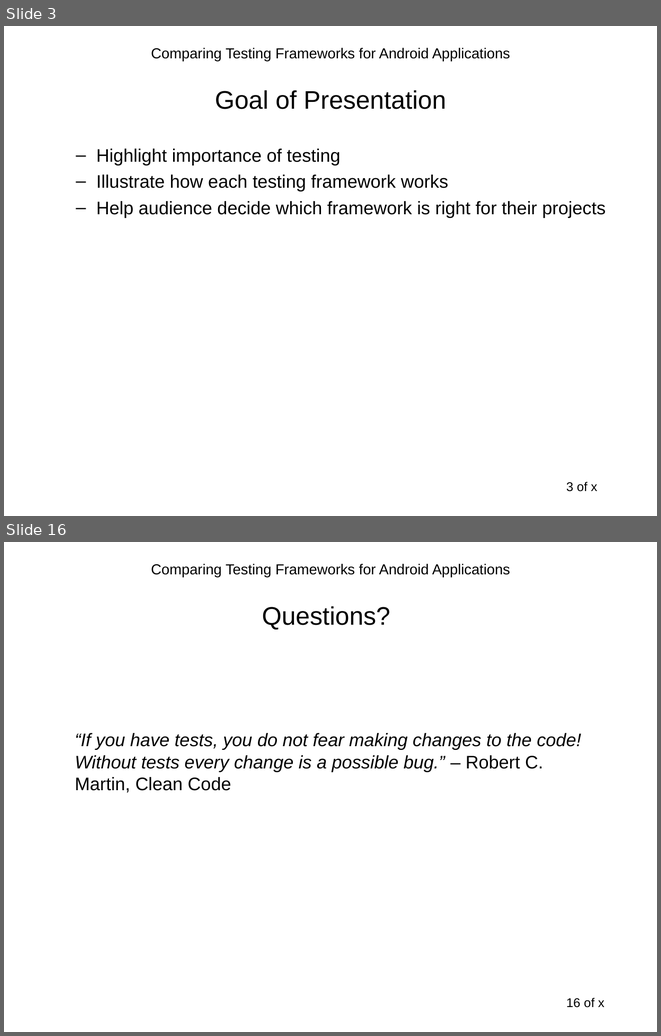
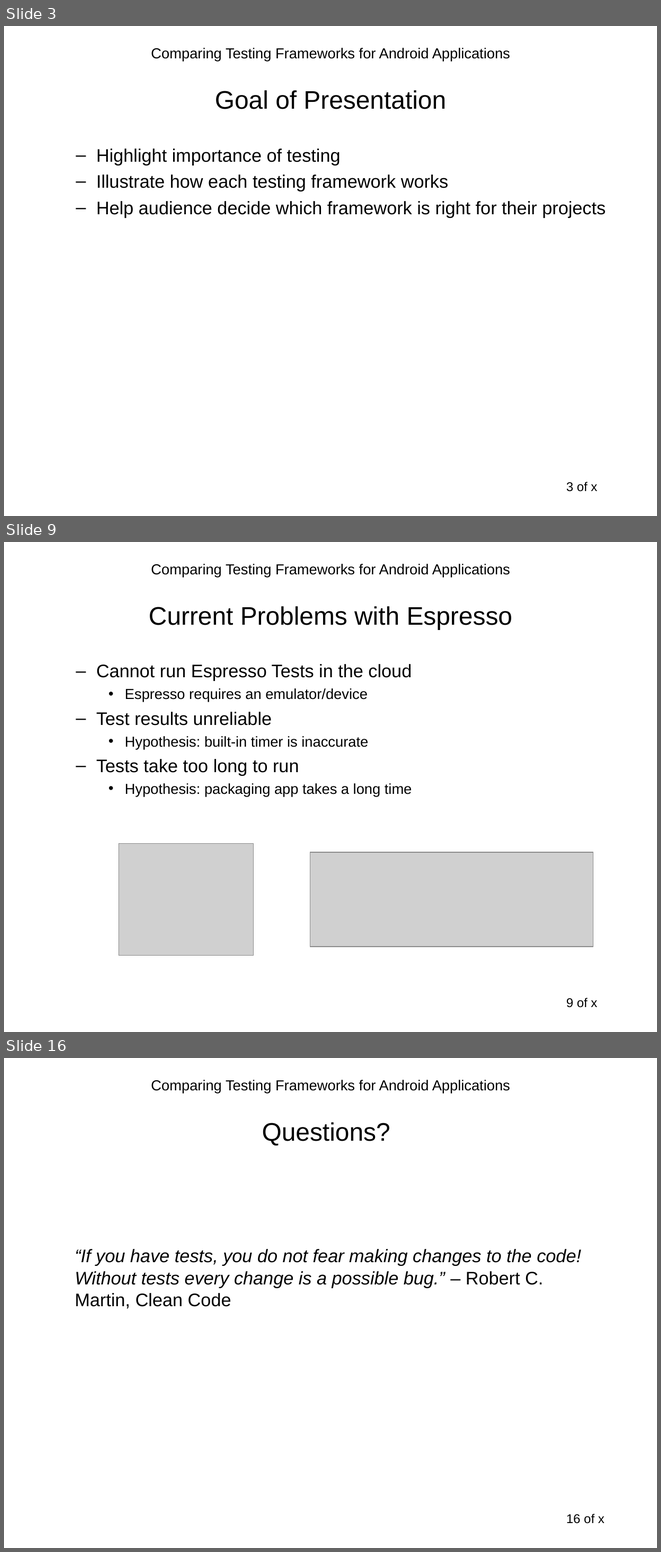
Before and after one commit to sahiljain/tpm, a slide deck: s44jain_tpm.ppt. Shown one above the other, each under a label of ours: slides 3 and 16 before the commit, slides 3, 9 and 16 after it; the slides between them are not shown. The pictures are 661x1036 and 661x1552 pixels, drawn with LibreOffice and Linux fonts; fonts in the diff are those of the drawing; grey boxes stand for pictures. Boxes give left, top, right and bottom in pixels: in the first picture for what was removed or moved away, otherwise in the second. Text is boxed around its words. In the diff, an @@ line names an element or a change of style, - is before the commit and + after.

```diff
--- a/s44jain_tpm.ppt
+++ b/s44jain_tpm.ppt
@@ slide 9 added at <box>4,542,657,1032</box>, background #FFFFFF; not listed: 2 template elements that a slide beside it also shows @@
@@ title added at <box>149,606,512,629</box>, 28 pt, text #000000 @@
+Current Problems with Espresso
@@ text added at <box>96,664,412,797</box>, 16 pt, text #000000 @@
+  – Cannot run Espresso Tests in the cloud
+    • Espresso requires an emulator/device
+  – Test results unreliable
+    • Hypothesis: built-in timer is inaccurate
+  – Tests take too long to run
+    • Hypothesis: packaging app takes a long time
@@ picture added at <box>119,844,254,955</box> @@
@@ picture added at <box>310,852,593,947</box> @@
```
Also in this commit, not shown: 7 slides changed, 3 other slides added, 4 slides removed.
